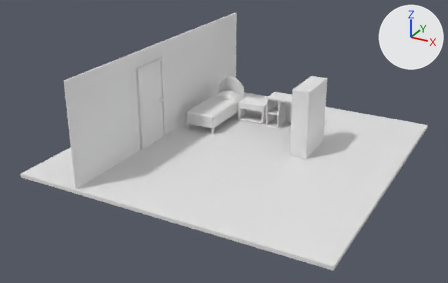
Renders of the Blender file rooms/room_a.blend from each side of a commit.
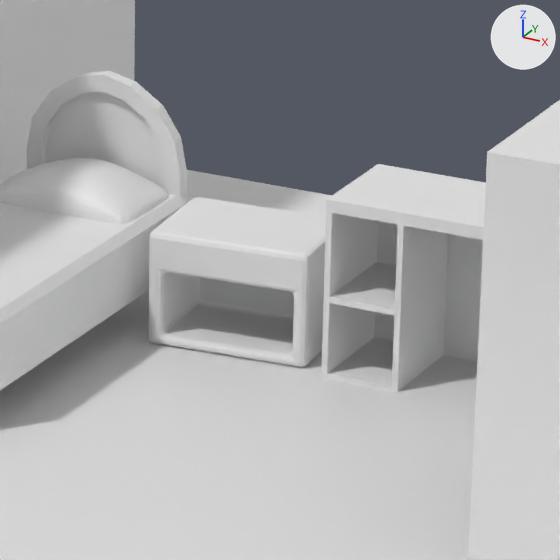
There are two pictures of each version: one whole from a camera (50 mm lens) standing at (17.19, -33.71, 17.11) and looking at (-0.55, -1.45, 0.98), one close up on the part from 48% to 68% of the width and 23% to 55% of the height. Every picture has the same lights, and +X, +Y and +Z are marked at upper right.

In view in the first close-up: 'bed', 'bed-board', 'bookshelf', 'desk', 'floor', 'pillow', 'sidetable', 'wall_x-'.
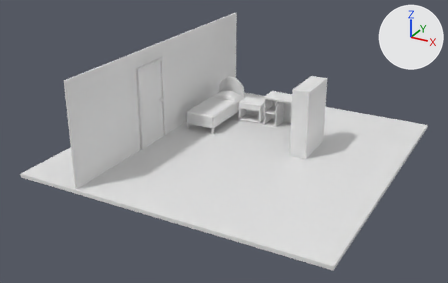
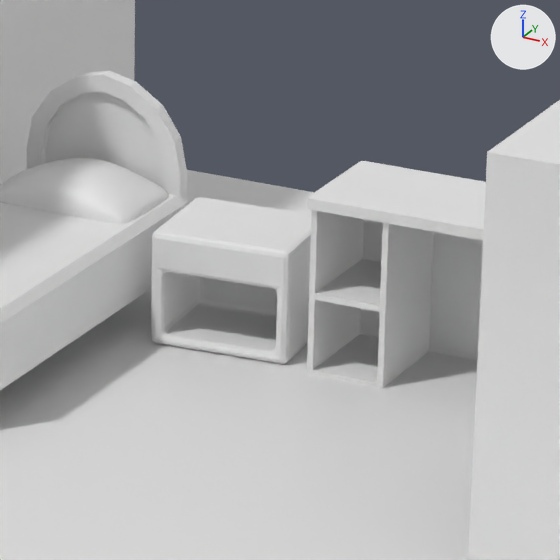
Changed parts and their boxes [x1, y1, x2, y2] in the close-ups (560 x 560 px):
'desk', reshaped, moved (8% wider)
    before: [321, 164, 486, 392]
    after: [307, 161, 486, 388]
'sidetable', mesh rescaled, moved (10% narrower)
    before: [149, 197, 326, 367]
    after: [151, 197, 311, 364]
part 2 of me_cube_007, built on
    before: [326, 164, 486, 240]
    after: [307, 161, 486, 241]

What the commit changed:
me_cube_003 has 20 vertices, 18 faces and spans x -1.0..1.0, y -0.73..0.69, z -0.68..0.71.
me_cube_003 is used by ob_sidetable; parent ob_floor; location (-1.544, 5.017, 0.805); rotation (0.0, 0.0, 0.0805), in degrees (0, 0, 4.6).
me_cube_003 part 1: the whole mesh is scaled about its middle by (0.868, 1, 1).
me_cube_007 is used by ob_desk; parent ob_floor; location (1.205, 4.971, 0.236).
me_cube_007 had 49 vertices, 45 faces, 2 loose edges and spanned x -1.44..1.44, y -0.7..0.7, z -0.14..2.05.
me_cube_007 now has 101 vertices, 93 faces, 2 loose edges and spans x -1.49..1.49, y -0.74..0.75, z -0.14..2.03.
me_cube_007 part 2: 8 vertices removed from x -1.44..1.44, y -0.7..0.7, z 2.05; 60 vertices added at x -1.49..1.49, y -0.74..0.75, z 1.9..2.03.
Object 'sidetable' (ob_sidetable) moves from (-1.544, 5.017, 0.805) to (-1.648, 5.014, 0.805).
Object 'desk' (ob_desk) moves from (1.205, 4.971, 0.236) to (1.012, 4.99, 0.236).
